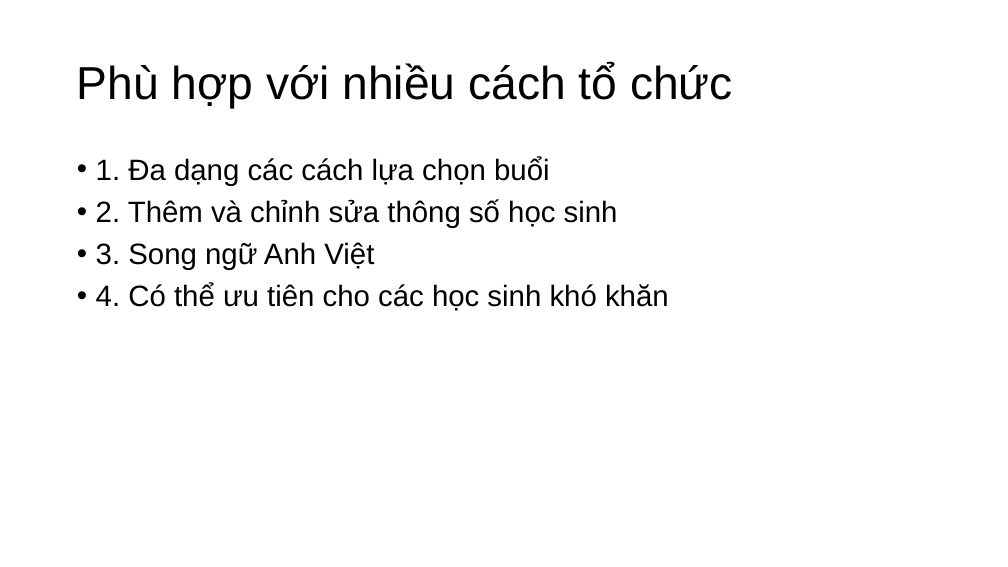
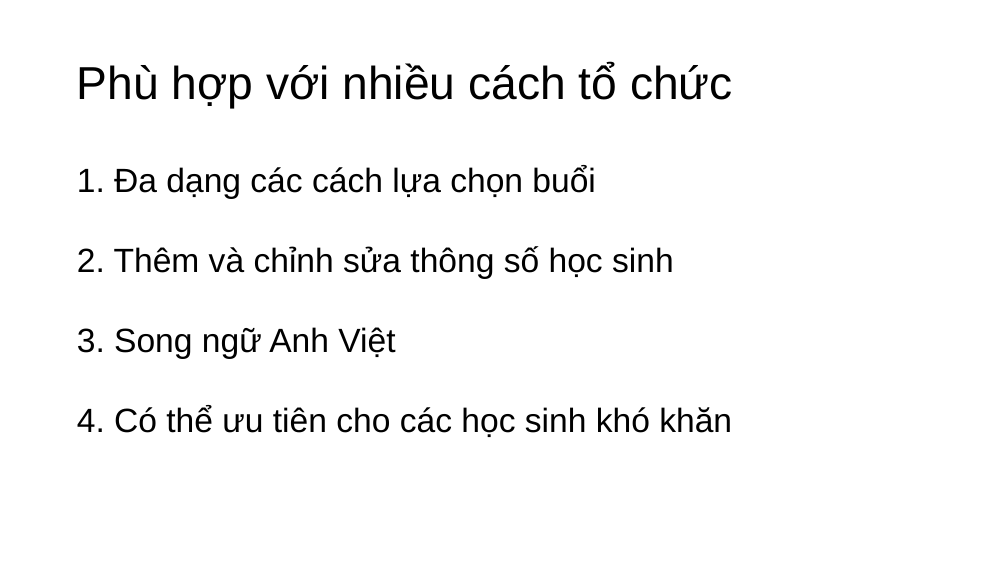
Before and after one commit to nguyenphanvantruong6969-arch/rbda-kiosk, a slide deck: slide 10 of THUYET_TRINH_KHKT_DA_SUA_FONT.pptx. Drawn at 1008x567 pixels with LibreOffice and Linux fonts; fonts in the diff are those of the drawing. Boxes give left, top, right and bottom in pixels: in the first picture for what was removed or moved away, otherwise in the second. Text is boxed around its words. In the diff, an @@ line names an element or a change of style, - is before the commit and + after.

```diff
--- a/THUYET_TRINH_KHKT_DA_SUA_FONT.pptx
+++ b/THUYET_TRINH_KHKT_DA_SUA_FONT.pptx
@@ text "1. Đa dạng các cách ..." at [77,165,732,437]: size 28 to 32 pt; bullet • to none; line spacing 0.9 to 1.1; more space between paragraphs @@
```
Also in this commit, not shown: 4 other slides changed.
